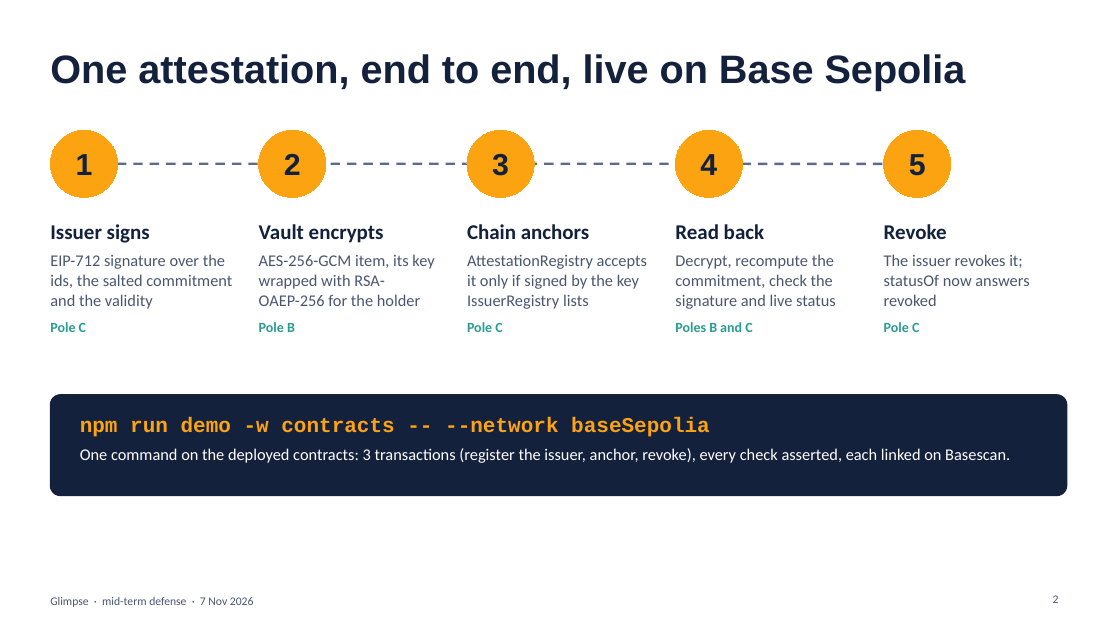
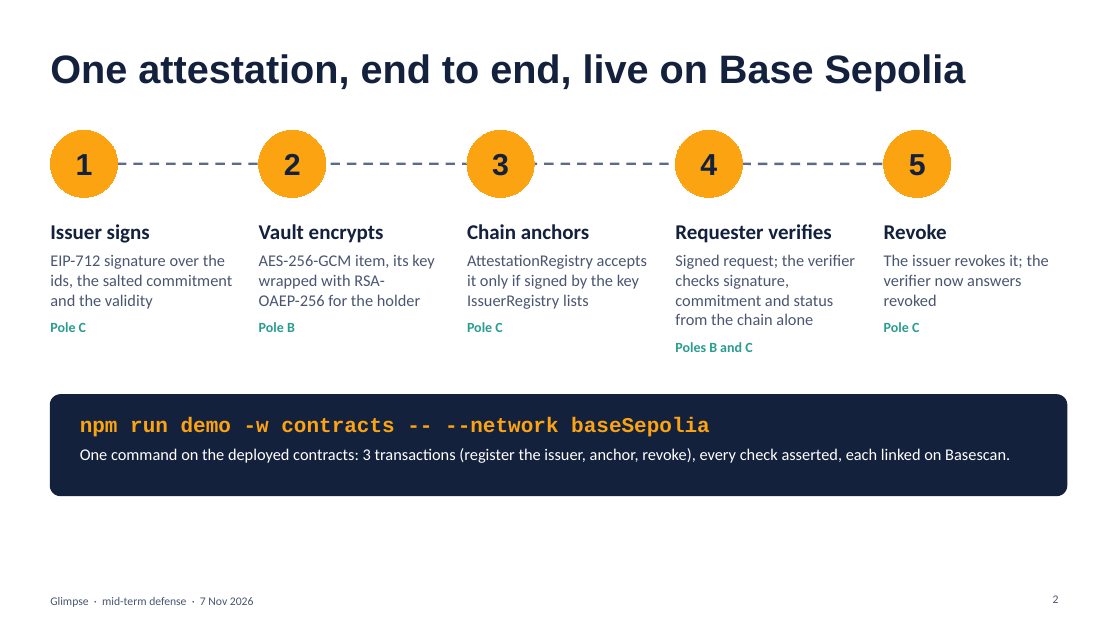
Before and after one commit to CouturierNathan/Glimpse, a slide deck: slide 2 of docs/mid-term-demo.pptx. Drawn at 1120x630 pixels with LibreOffice and Linux fonts; fonts in the diff are those of the drawing. Boxes give left, top, right and bottom in pixels: in the first picture for what was removed or moved away, otherwise in the second. Text is boxed around its words. In the diff, an @@ line names an element or a change of style, - is before the commit and + after.

Commit message:
Show the verifier as real in the defense slides (#17)
The demo's requester now runs @glimpse/verifier, so the slides stop
listing the checks as script-only and the verifier as planned.

```diff
--- a/docs/mid-term-demo.pptx
+++ b/docs/mid-term-demo.pptx
@@ text at (675,224,855,325): text changed @@
-Read back
-Decrypt, recompute the commitment, check the signature and live status
+Requester verifies
+Signed request; the verifier checks signature, commitment and status from the chain alone
@@ text at (884,254,1049,306): text changed @@
-The issuer revokes it; statusOf now answers revoked
+The issuer revokes it; the verifier now answers revoked
```
Also in this commit, not shown: 3 other slides changed.
